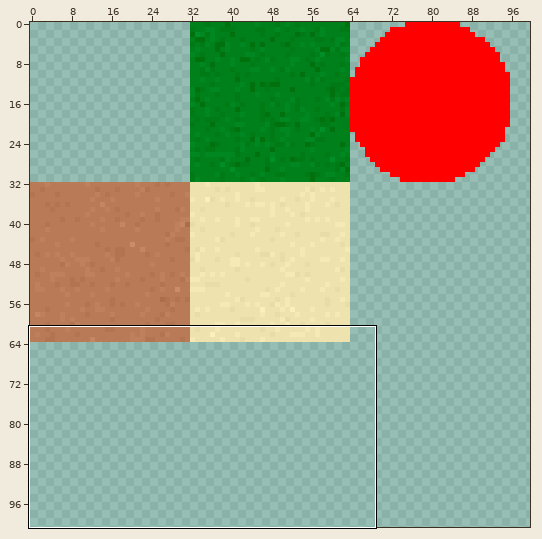
A sprite sheet gets an edit: Game/data/textures/tileset.png. Above, an overview of the earlier version with the close-up marked.
Close-up. Before:
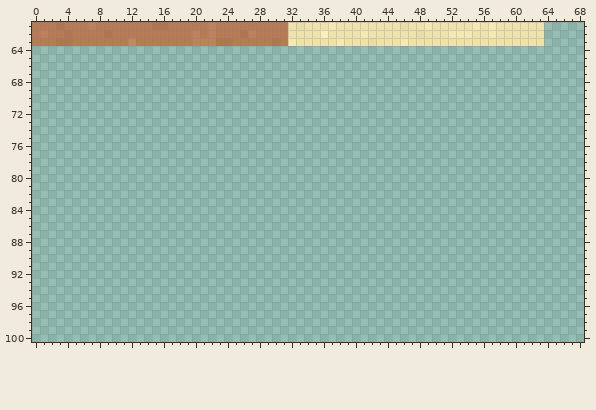
The file is 128x128 pixels. Colours within 5 levels of each other are drawn and written as one. Shown: x 0..68, y 61..100. The wide view leaves out empty margins.
After the commit:
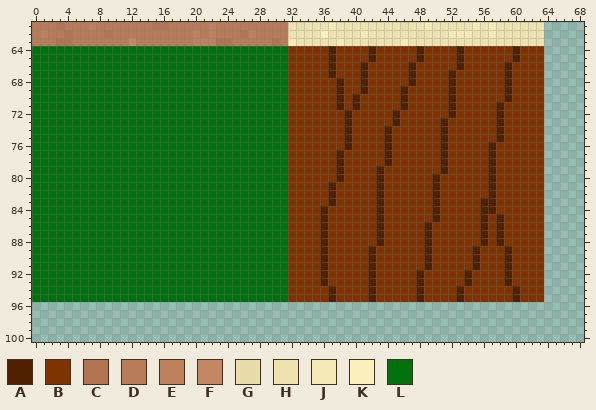
Palette (. is transparent): A #512000  B #7f3300  C #b37451  D #b97a57  E #bf805d  F #c58663  G #e8dda9  H #eee3af  J #f5eab6  K #fbf0bc  L #00710c
Difference:
The edit adds colour A in rows 64 to 65 at x 37, 42, 48, 53 and 60; in row 66 at x 37, 41, 47, 53 and 59; in row 67 at x 37, 41, 47, 52 and 59; in row 68 at x 38, 41, 47, 52 and 59; in row 69 at x 38, 41, 46, 52 and 59; in row 70 at x 38, 40, 46, 52 and 59.
The edit adds colour A in row 71 at x 38, 40, 46, 52 and 58; in row 72 at x 39, 45, 52 and 58; in row 73 at x 39, 45, 51 and 58; in rows 74 to 75 at x 39, 44, 51 and 58; in row 76 at x 39, 44, 51 and 57; in rows 77 to 78 at x 38, 44, 51 and 57.
The edit adds colour A in row 79 at x 38, 43, 51 and 57; in row 80 at x 38, 43, 50 and 57; in rows 81 to 82 at x 37, 43, 50 and 57; in row 83 at x 37, 43, 50 and 56 to 57; in row 84 at x 36, 43, 50 and 56 to 57; in row 85 at x 36, 43, 50, 56 and 58.
The edit adds colour A in rows 86 to 88 at x 36, 43, 49, 56 and 58; in rows 89 to 91 at x 36, 42, 49, 55 and 59; in rows 92 to 93 at x 36, 42, 48, 54 and 59; in rows 94 to 95 at x 37, 42, 48, 53 and 60.
The edit adds colour B in rows 64 to 65 at x 32 to 36, 38 to 41, 43 to 47, 49 to 52, 54 to 59 and 61 to 63; in row 66 at x 32 to 36, 38 to 40, 42 to 46, 48 to 52, 54 to 58 and 60 to 63; in row 67 at x 32 to 36, 38 to 40, 42 to 46, 48 to 51, 53 to 58 and 60 to 63; in row 68 at x 32 to 37, 39 to 40, 42 to 46, 48 to 51, 53 to 58 and 60 to 63; in row 69 at x 32 to 37, 39 to 40, 42 to 45, 47 to 51, 53 to 58 and 60 to 63; in row 70 at x 32 to 37, 39, 41 to 45, 47 to 51, 53 to 58 and 60 to 63.
The edit adds colour B in row 71 at x 32 to 37, 39, 41 to 45, 47 to 51, 53 to 57 and 59 to 63; in row 72 at x 32 to 38, 40 to 44, 46 to 51, 53 to 57 and 59 to 63; in row 73 at x 32 to 38, 40 to 44, 46 to 50, 52 to 57 and 59 to 63; in rows 74 to 75 at x 32 to 38, 40 to 43, 45 to 50, 52 to 57 and 59 to 63; in row 76 at x 32 to 38, 40 to 43, 45 to 50, 52 to 56 and 58 to 63; in rows 77 to 78 at x 32 to 37, 39 to 43, 45 to 50, 52 to 56 and 58 to 63.
The edit adds colour B in row 79 at x 32 to 37, 39 to 42, 44 to 50, 52 to 56 and 58 to 63; in row 80 at x 32 to 37, 39 to 42, 44 to 49, 51 to 56 and 58 to 63; in rows 81 to 82 at x 32 to 36, 38 to 42, 44 to 49, 51 to 56 and 58 to 63; in row 83 at x 32 to 36, 38 to 42, 44 to 49, 51 to 55 and 58 to 63; in row 84 at x 32 to 35, 37 to 42, 44 to 49, 51 to 55 and 58 to 63; in row 85 at x 32 to 35, 37 to 42, 44 to 49, 51 to 55, 57 and 59 to 63.
The edit adds colour B in rows 86 to 88 at x 32 to 35, 37 to 42, 44 to 48, 50 to 55, 57 and 59 to 63; in rows 89 to 91 at x 32 to 35, 37 to 41, 43 to 48, 50 to 54, 56 to 58 and 60 to 63; in rows 92 to 93 at x 32 to 35, 37 to 41, 43 to 47, 49 to 53, 55 to 58 and 60 to 63; in rows 94 to 95 at x 32 to 36, 38 to 41, 43 to 47, 49 to 52, 54 to 59 and 61 to 63.
The edit adds colour L in rows 64 to 95 at x 0 to 31.
Boxes around the changes in both close-ups, in picture pixels (x1, y1, x2, y2):
added: (32, 46, 544, 302)
